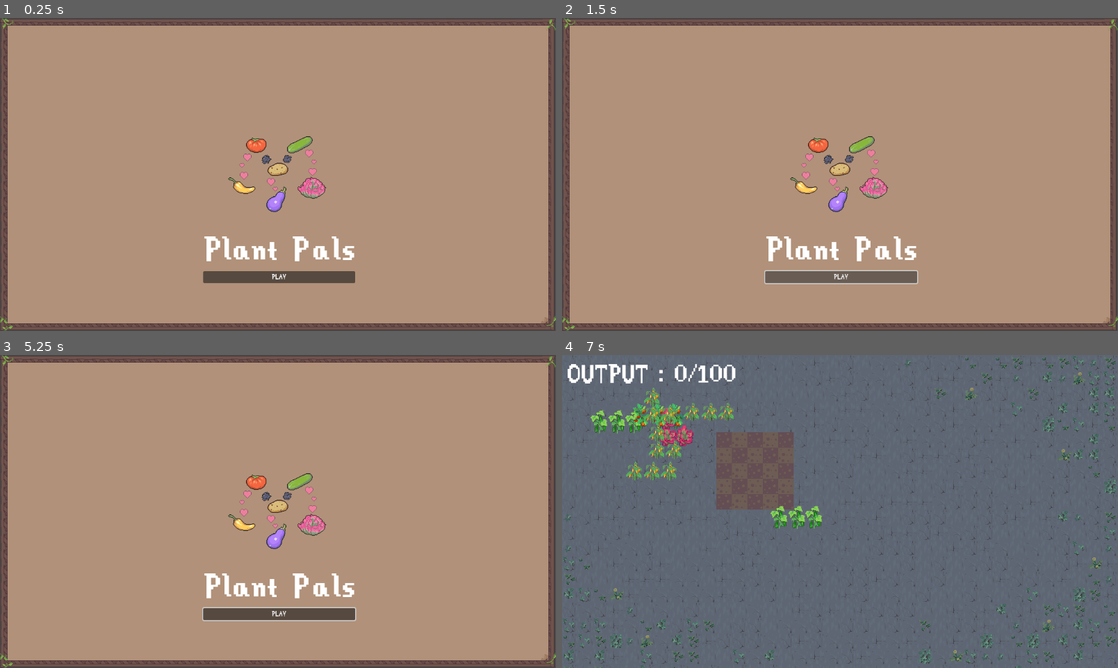
Above: before the commit, frames 1-4 (two rows, left to right).
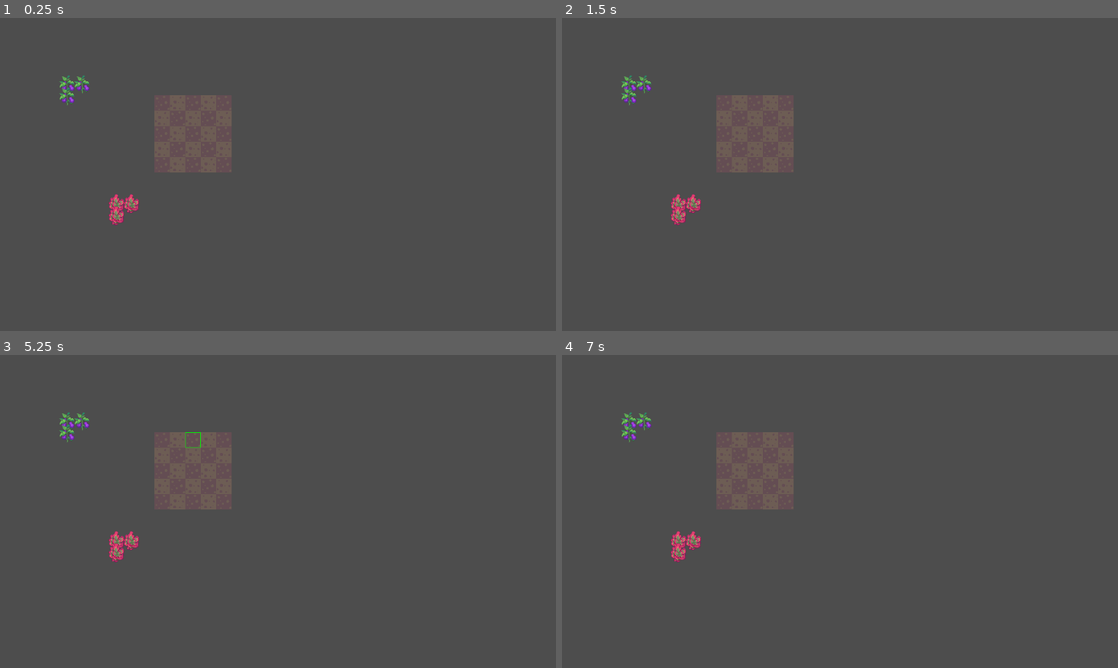
Above: after the commit, the same moments.

Repository: Ihmayor/Growup_GameJam_2025
Game: Godot game, scene res://scenes/experiment/test_scene.tscn
Same seed, same stepped clock (60 frames per second), same inputs: the game is played once before the commit and once after it. Before the commit the project starts from res://scenes/start_scene.tscn. Sound files missing from this copy of the repository are replaced by a short silence.
Inputs (mouse positions are in pixels of both pictures, inside the frame that each line leads up to):
- Up to frame 1 (0.25 s): no input
- Up to frame 2 (1.5 s): click (840, 277) at 0.5 s, where only the run before the commit has a clickable "PLAY"; click (840, 277) at 1.25 s, where only the run before the commit has a clickable "PLAY"
- Up to frame 3 (5.25 s): tap Enter at 2, 3.5, 5 s; move the mouse to (250, 574) at 2.02 s; hold Right mouse button (Shovel) 2.03-2.78 s; hold E (rotate_right) 2.03-3.53 s; tap Space at 2.75, 4.25 s; move the mouse to (444, 558) at 2.77 s; click (444, 558) at 2.85 s; move the mouse to (111, 464) at 3.52 s; hold J (test_calculate) 3.53-4.28 s; hold Q (rotate_left) from 3.53 s (still down); move the mouse to (305, 511) at 4.27 s; right-click (305, 511) at 4.35 s; move the mouse to (194, 433) at 5.02 s; press the mouse at (194, 433) at 5.03 s
- Up to frame 4 (7 s): tap Space at 5.75 s; move the mouse to (962, 495) at 5.77 s; release Q (rotate_left) at 5.78 s; release the mouse at (962, 495) at 5.78 s; hold E (rotate_right) from 5.78 s (still down); tap J (test_calculate) at 5.85 s; move the mouse to (728, 527) at 6.52 s; hold Right mouse button (Shovel) from 6.53 s (still down)

The runs differ from the first frame. In frame 1, 95% of the frame differs, in the area x 0-100%, y 0-100%; in frame 2, 96%; in frame 3, 95%; in frame 4, 93%.

Commit message:
New Test Scene with new slot functions to use built-in godot drag functions

Diff:
--- a/grow_up_game_jam_2025/project.godot
+++ b/grow_up_game_jam_2025/project.godot
@@ -11,7 +11,7 @@
 [application]
 
 config/name="grow_up_game_jam_2025"
-run/main_scene="uid://cwfl87dqafasp"
+run/main_scene="uid://bdn8wfc52lh4g"
 config/features=PackedStringArray("4.4", "GL Compatibility")
 config/icon="res://icon.svg"
 
--- a/grow_up_game_jam_2025/scenes/GardenUI.tscn
+++ b/grow_up_game_jam_2025/scenes/GardenUI.tscn
@@ -2,8 +2,11 @@
 
 [ext_resource type="Script" uid="uid://moxmumwfntxg" path="res://scenes/garden_grid.gd" id="1_rpbvd"]
 [ext_resource type="Theme" uid="uid://be0cfe1malgy4" path="res://scripts/resources/Theme/Main_Theme.tres" id="2_bwvbm"]
+[ext_resource type="Texture2D" uid="uid://hsryu0mrcm52" path="res://scenes/experiment/textures/light_soil_unplanted.tres" id="3_4yb53"]
 [ext_resource type="Texture2D" uid="uid://dn30m6j3daakw" path="res://Assets/Sprites/Ground.png" id="3_nw0t6"]
 [ext_resource type="Resource" uid="uid://dq021g682x5hl" path="res://scripts/resources/plant_data/Tomato.tres" id="4_bwvbm"]
+[ext_resource type="Texture2D" uid="uid://dq6jj0bc8qmtl" path="res://scenes/experiment/textures/dark_soil_unplanted.tres" id="4_j328v"]
+[ext_resource type="Texture2D" uid="uid://b5vvtv1mjt2lk" path="res://scenes/experiment/textures/ligh_soil_planted.tres" id="5_hk3dm"]
 [ext_resource type="Resource" uid="uid://b7kpi1wb3pw1o" path="res://scripts/resources/plant_data/Cucumber.tres" id="5_uidg8"]
 [ext_resource type="Script" uid="uid://drng3ht5od8gi" path="res://scripts/resources/PlantData.gd" id="6_hbwtr"]
 [ext_resource type="Resource" uid="uid://bt73q2gq4s313" path="res://scripts/resources/plant_data/Eggplant.tres" id="6_uidg8"]
@@ -12,18 +15,6 @@
 [ext_resource type="Resource" uid="uid://c4ujxhrs1k5b" path="res://scripts/resources/plant_data/Potato.tres" id="9_pum5k"]
 [ext_resource type="AudioStream" uid="uid://dntyu0oq52wr3" path="res://Assets/sfx/Plant Pickup sfx.mp3" id="11_hbwtr"]
 [ext_resource type="AudioStream" uid="uid://bdtar7qde7l3" path="res://Assets/sfx/plant place sfx.mp3" id="12_c63eo"]
-
-[sub_resource type="AtlasTexture" id="AtlasTexture_c63eo"]
-atlas = ExtResource("3_nw0t6")
-region = Rect2(32, 0, 32, 32)
-
-[sub_resource type="AtlasTexture" id="AtlasTexture_pum5k"]
-atlas = ExtResource("3_nw0t6")
-region = Rect2(64, 0, 32, 32)
-
-[sub_resource type="AtlasTexture" id="AtlasTexture_uidg8"]
-atlas = ExtResource("3_nw0t6")
-region = Rect2(128, 0, 32, 32)
 
 [sub_resource type="AtlasTexture" id="AtlasTexture_hbwtr"]
 atlas = ExtResource("3_nw0t6")
@@ -35,9 +26,9 @@
 mouse_filter = 1
 script = ExtResource("1_rpbvd")
 main_theme = ExtResource("2_bwvbm")
-light_soil = SubResource("AtlasTexture_c63eo")
-dark_soil = SubResource("AtlasTexture_pum5k")
-light_planted_soil = SubResource("AtlasTexture_uidg8")
+light_soil = ExtResource("3_4yb53")
+dark_soil = ExtResource("4_j328v")
+light_planted_soil = ExtResource("5_hk3dm")
 dark_planted_soil = SubResource("AtlasTexture_hbwtr")
 test = ExtResource("7_hbwtr")
 test2 = ExtResource("5_uidg8")
--- /dev/null
+++ b/grow_up_game_jam_2025/scenes/experiment/test_grid.gd
@@ -0,0 +1,45 @@
+extends Node2D
+
+@export var level:LevelData
+
+var grid_width = 5
+var grid_height = 5
+
+@onready var slot_scene = preload("res://slot.tscn");
+@export var light_soil:AtlasTexture
+@export var dark_soil:AtlasTexture
+
+@export var light_planted_soil:AtlasTexture
+@export var dark_planted_soil:AtlasTexture
+var grid_size = 32
+
+func _ready() -> void:
+	generate_grid()
+
+func _process(delta: float):
+	%GridContainer.global_position = ((get_window().size - Vector2i(grid_width * grid_size,grid_height * grid_size))/2)
+	%GridContainer.global_position = round (%GridContainer.global_position / grid_size) * grid_size
+
+func generate_grid() -> void:
+	%GridContainer.columns = grid_width
+	var alt: bool = false
+
+	for i in grid_height:
+		for j in grid_width:
+			var slot_instance:Slot = slot_scene.instantiate()
+			slot_instance.location = Vector2(j, i);
+			if alt:
+				slot_instance.soil_unplanted = light_soil
+				slot_instance.soil_planted = light_planted_soil
+			else:
+				slot_instance.soil_unplanted = dark_soil
+				slot_instance.soil_planted = dark_planted_soil
+			%GridContainer.add_child(slot_instance)
+
+
+			if (i == 0 && j == 1):
+				print("what are you setting")
+				slot_instance.debug_active()
+
+
+			alt = !alt
--- /dev/null
+++ b/grow_up_game_jam_2025/scenes/experiment/test_scene.tscn
@@ -0,0 +1,98 @@
+[gd_scene load_steps=11 format=3 uid="uid://bdn8wfc52lh4g"]
+
+[ext_resource type="Script" uid="uid://7en4enswpsj7" path="res://scenes/experiment/test_grid.gd" id="1_3q45w"]
+[ext_resource type="Theme" uid="uid://be0cfe1malgy4" path="res://scripts/resources/Theme/Main_Theme.tres" id="1_6c5lo"]
+[ext_resource type="Resource" uid="uid://dknowm460oe3b" path="res://scripts/resources/Level.tres" id="2_4gkmi"]
+[ext_resource type="Texture2D" uid="uid://hsryu0mrcm52" path="res://scenes/experiment/textures/light_soil_unplanted.tres" id="3_jcs1o"]
+[ext_resource type="Texture2D" uid="uid://dq6jj0bc8qmtl" path="res://scenes/experiment/textures/dark_soil_unplanted.tres" id="4_ir7cu"]
+[ext_resource type="Texture2D" uid="uid://b5vvtv1mjt2lk" path="res://scenes/experiment/textures/ligh_soil_planted.tres" id="5_e3052"]
+[ext_resource type="Texture2D" uid="uid://d0fc42jeka4um" path="res://scenes/experiment/textures/dark_soil_planted.tres" id="6_dc1x2"]
+[ext_resource type="Texture2D" uid="uid://cxgb3x1a713lc" path="res://Assets/Sprites/VegLettuceStanding.png" id="8_ir7cu"]
+[ext_resource type="Script" uid="uid://dycloq4fgijlp" path="res://scripts/new_drag/Draggable.gd" id="9_e3052"]
+[ext_resource type="Texture2D" uid="uid://bkcitguhniaxc" path="res://Assets/Sprites/VegEggplantStanding.png" id="10_dc1x2"]
+
+[node name="TestScene" type="Node2D"]
+script = ExtResource("1_3q45w")
+level = ExtResource("2_4gkmi")
+light_soil = ExtResource("3_jcs1o")
+dark_soil = ExtResource("4_ir7cu")
+light_planted_soil = ExtResource("5_e3052")
+dark_planted_soil = ExtResource("6_dc1x2")
+
+[node name="GridContainer" type="GridContainer" parent="."]
+unique_name_in_owner = true
+anchors_preset = 15
+anchor_right = 1.0
+anchor_bottom = 1.0
+grow_horizontal = 2
+grow_vertical = 2
+size_flags_horizontal = 4
+size_flags_vertical = 6
+theme = ExtResource("1_6c5lo")
+columns = 5
+
+[node name="Draggable" type="Control" parent="."]
+layout_mode = 3
+anchors_preset = 0
+offset_left = 225.0
+offset_top = 357.0
+offset_right = 225.0
+offset_bottom = 357.0
+script = ExtResource("9_e3052")
+
+[node name="Plant" type="TextureRect" parent="Draggable"]
+offset_left = -4.0
+offset_top = 3.0
+offset_right = 36.0
+offset_bottom = 51.0
+texture = ExtResource("8_ir7cu")
+stretch_mode = 5
+
+[node name="Plant2" type="TextureRect" parent="Draggable"]
+offset_left = 27.0
+offset_top = 3.0
+offset_right = 67.0
+offset_bottom = 51.0
+texture = ExtResource("8_ir7cu")
+stretch_mode = 5
+
+[node name="Plant3" type="TextureRect" parent="Draggable"]
+offset_left = -4.0
+offset_top = 28.0
+offset_right = 36.0
+offset_bottom = 76.0
+texture = ExtResource("8_ir7cu")
+stretch_mode = 5
+
+[node name="Draggable2" type="Control" parent="."]
+layout_mode = 3
+anchors_preset = 0
+offset_left = 123.0
+offset_top = 108.0
+offset_right = 123.0
+offset_bottom = 108.0
+script = ExtResource("9_e3052")
+
+[node name="Plant" type="TextureRect" parent="Draggable2"]
+offset_left = -4.0
+offset_top = 3.0
+offset_right = 36.0
+offset_bottom = 51.0
+texture = ExtResource("10_dc1x2")
+stretch_mode = 5
+
+[node name="Plant2" type="TextureRect" parent="Draggable2"]
+offset_left = 27.0
+offset_top = 3.0
+offset_right = 67.0
+offset_bottom = 51.0
+texture = ExtResource("10_dc1x2")
+stretch_mode = 5
+
+[node name="Plant3" type="TextureRect" parent="Draggable2"]
+offset_left = -4.0
+offset_top = 28.0
+offset_right = 36.0
+offset_bottom = 76.0
+texture = ExtResource("10_dc1x2")
+stretch_mode = 5
--- /dev/null
+++ b/grow_up_game_jam_2025/scenes/experiment/textures/dark_soil_planted.tres
@@ -0,0 +1,7 @@
+[gd_resource type="AtlasTexture" load_steps=2 format=3 uid="uid://d0fc42jeka4um"]
+
+[ext_resource type="Texture2D" uid="uid://dn30m6j3daakw" path="res://Assets/Sprites/Ground.png" id="1_u2wno"]
+
+[resource]
+atlas = ExtResource("1_u2wno")
+region = Rect2(96, 0, 32, 32)
--- /dev/null
+++ b/grow_up_game_jam_2025/scenes/experiment/textures/dark_soil_unplanted.tres
@@ -0,0 +1,7 @@
+[gd_resource type="AtlasTexture" load_steps=2 format=3 uid="uid://dq6jj0bc8qmtl"]
+
+[ext_resource type="Texture2D" uid="uid://dn30m6j3daakw" path="res://Assets/Sprites/Ground.png" id="1_wmivy"]
+
+[resource]
+atlas = ExtResource("1_wmivy")
+region = Rect2(64, 0, 32, 32)
--- /dev/null
+++ b/grow_up_game_jam_2025/scenes/experiment/textures/ligh_soil_planted.tres
@@ -0,0 +1,7 @@
+[gd_resource type="AtlasTexture" load_steps=2 format=3 uid="uid://b5vvtv1mjt2lk"]
+
+[ext_resource type="Texture2D" uid="uid://dn30m6j3daakw" path="res://Assets/Sprites/Ground.png" id="1_ecglm"]
+
+[resource]
+atlas = ExtResource("1_ecglm")
+region = Rect2(128, 0, 32, 32)
--- /dev/null
+++ b/grow_up_game_jam_2025/scenes/experiment/textures/light_soil_unplanted.tres
@@ -0,0 +1,7 @@
+[gd_resource type="AtlasTexture" load_steps=2 format=3 uid="uid://hsryu0mrcm52"]
+
+[ext_resource type="Texture2D" uid="uid://dn30m6j3daakw" path="res://Assets/Sprites/Ground.png" id="1_md3dw"]
+
+[resource]
+atlas = ExtResource("1_md3dw")
+region = Rect2(32, 0, 32, 32)
--- /dev/null
+++ b/grow_up_game_jam_2025/scripts/new_drag/Draggable.gd
@@ -0,0 +1,15 @@
+class_name Draggable extends Control
+
+func _get_drag_data(at_position):
+	var preview_texture:Control = $".".duplicate()
+	preview_texture.modulate.a = 0.4
+	preview_texture.name = "test"
+	var c = Control.new()
+	c.add_child(preview_texture)
+	preview_texture.position = Vector2.ZERO - at_position
+
+	set_drag_preview(c)
+	return self
+
+func snap_to_place(position:Vector2):
+	global_position = position
--- a/grow_up_game_jam_2025/slot.gd
+++ b/grow_up_game_jam_2025/slot.gd
@@ -10,7 +10,8 @@
 
 @export var isTaken = false
 
-var takenBy = null
+@onready var takenBy = null
+@onready var isDebugging:bool = false
 
 @onready var area: Area2D = %SlotArea
 
@@ -38,6 +39,7 @@
 		if plant:
 			found_plant = true
 			plant_node = plant
+			isTaken = true
 			add_plant_here(plant.plant_data)
 			$SoilTexture.texture = soil_planted
 		else:
@@ -46,17 +48,38 @@
 	if !found_plant:
 		planted_plant = null
 		plant_node = null
+		#isTaken = false
 		$SoilTexture.texture = soil_unplanted
 
 func _mouse_entered():
 	$Outline.visible = true
-	$Outline.modulate = Color.GREEN
+	if !isTaken:
+		$Outline.modulate = Color.GREEN
+	else:
+		$Outline.modulate = Color.RED
+
 
 func _mouse_exited():
 	$Outline.visible = false
 	$Outline.modulate = Color.GREEN
 
+func _drop_data(at_position: Vector2, data: Variant) -> void:
+	if data is Draggable:
+		data.snap_to_place(global_position + Vector2(0,-10))
+
+func _can_drop_data(at_position, data):
+
+
+	return !self.isTaken && data is Draggable
+
 func add_plant_here(plant:Plant):
 	$PlantTexture.texture = plant.first_image
 	planted_plant = plant
 	$SoilTexture.texture = soil_planted
+
+func debug_active():
+	print("set once?")
+	self.isTaken = true
+	self.isDebugging = true
+	print(self.isTaken)
+	$SoilTexture.texture = soil_planted
--- a/grow_up_game_jam_2025/slot.tscn
+++ b/grow_up_game_jam_2025/slot.tscn
@@ -1,7 +1,8 @@
-[gd_scene load_steps=5 format=3 uid="uid://bdprlbmnbfp5u"]
+[gd_scene load_steps=6 format=3 uid="uid://bdprlbmnbfp5u"]
 
 [ext_resource type="Script" uid="uid://g4jhnswos7ve" path="res://slot.gd" id="1_c24ra"]
 [ext_resource type="Texture2D" uid="uid://cpxfic4r63xeh" path="res://Assets/placeholder_outline.png" id="2_khion"]
+[ext_resource type="Texture2D" uid="uid://cxgb3x1a713lc" path="res://Assets/Sprites/VegLettuceStanding.png" id="3_hiqfk"]
 
 [sub_resource type="PlaceholderTexture2D" id="PlaceholderTexture2D_c24ra"]
 size = Vector2(32, 32)
@@ -77,7 +78,8 @@
 grow_horizontal = 2
 grow_vertical = 2
 pivot_offset = Vector2(258, -979)
-stretch_mode = 3
+texture = ExtResource("3_hiqfk")
+stretch_mode = 5
 
 [node name="SlotArea" type="Area2D" parent="."]
 unique_name_in_owner = true
Not shown, added: grow_up_game_jam_2025/scenes/experiment/test_grid.gd.uid
Not shown, added: grow_up_game_jam_2025/scripts/new_drag/Draggable.gd.uid
